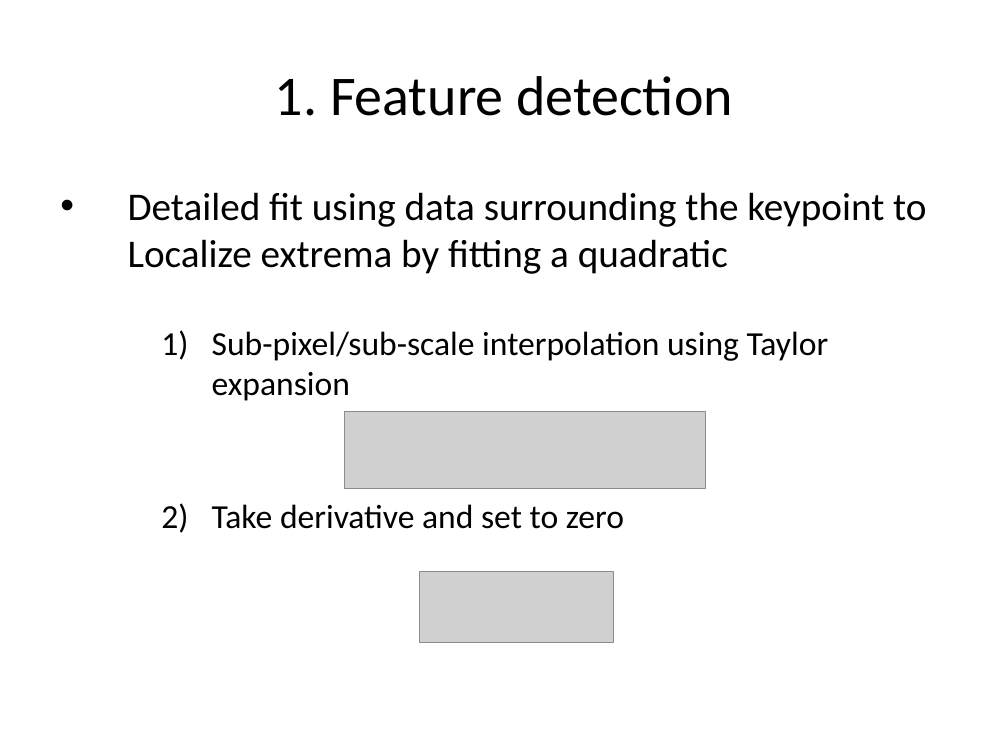
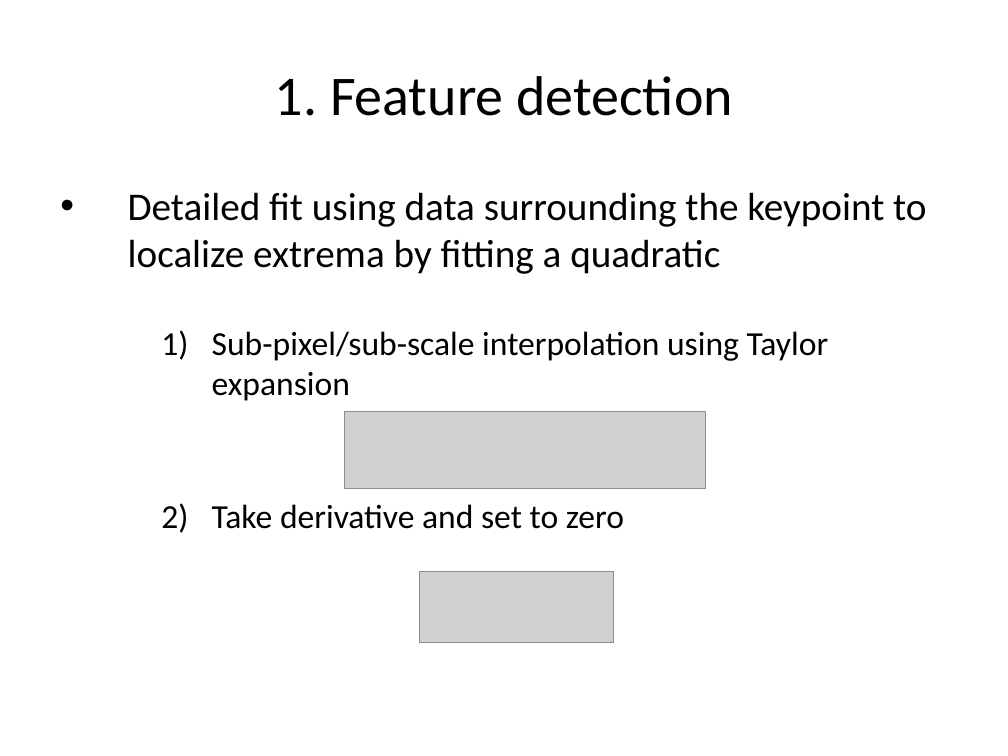
Before and after one commit to amitrokh/CMSC498F, a slide deck: slide 13 of lectures/week_7/SIFT-lecture.pptx (slide 10 before the commit). Drawn at 1008x756 pixels with LibreOffice and Linux fonts; fonts in the diff are those of the drawing; grey boxes stand for pictures. Boxes give left, top, right and bottom in pixels: in the first picture for what was removed or moved away, otherwise in the second. Text is boxed around its words. In the diff, an @@ line names an element or a change of style, - is before the commit and + after.

```diff
--- a/lectures/week_7/SIFT-lecture.pptx
+++ b/lectures/week_7/SIFT-lecture.pptx
@@ text at (128, 192, 926, 274): text changed @@
-• Detailed fit using data surrounding the keypoint to Localize extrema by fitting a quadratic
+• Detailed fit using data surrounding the keypoint to localize extrema by fitting a quadratic
```
Also in this commit, not shown: 4 other slides changed, 4 slides added, 3 slides removed.
